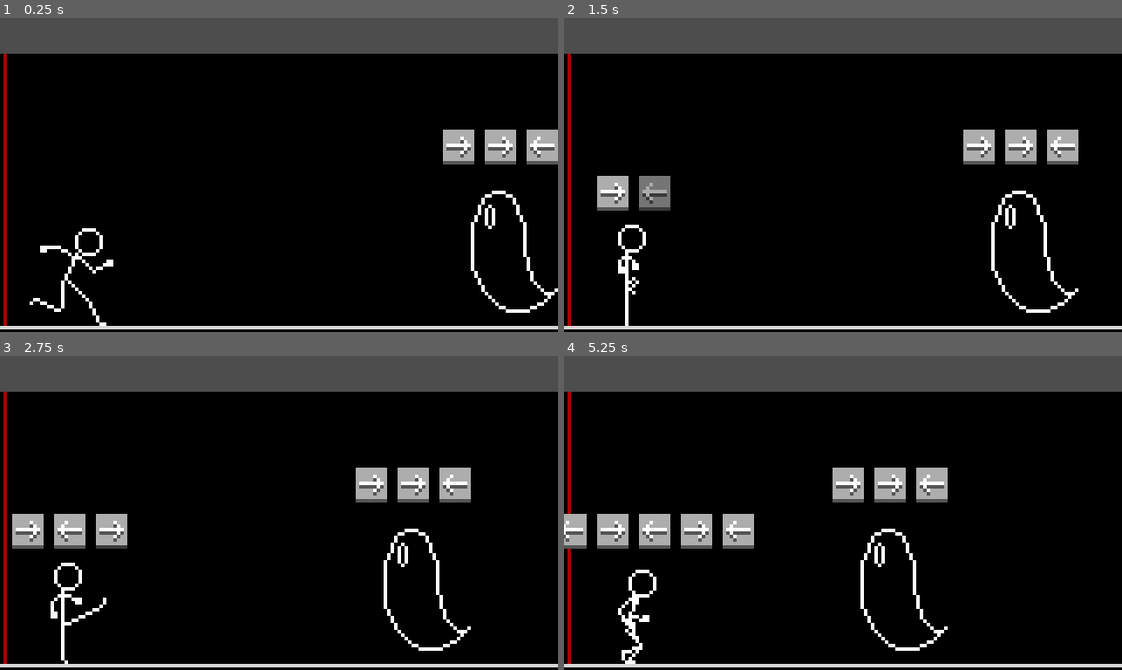
Above: before the commit, frames 1-4 (two rows, left to right).
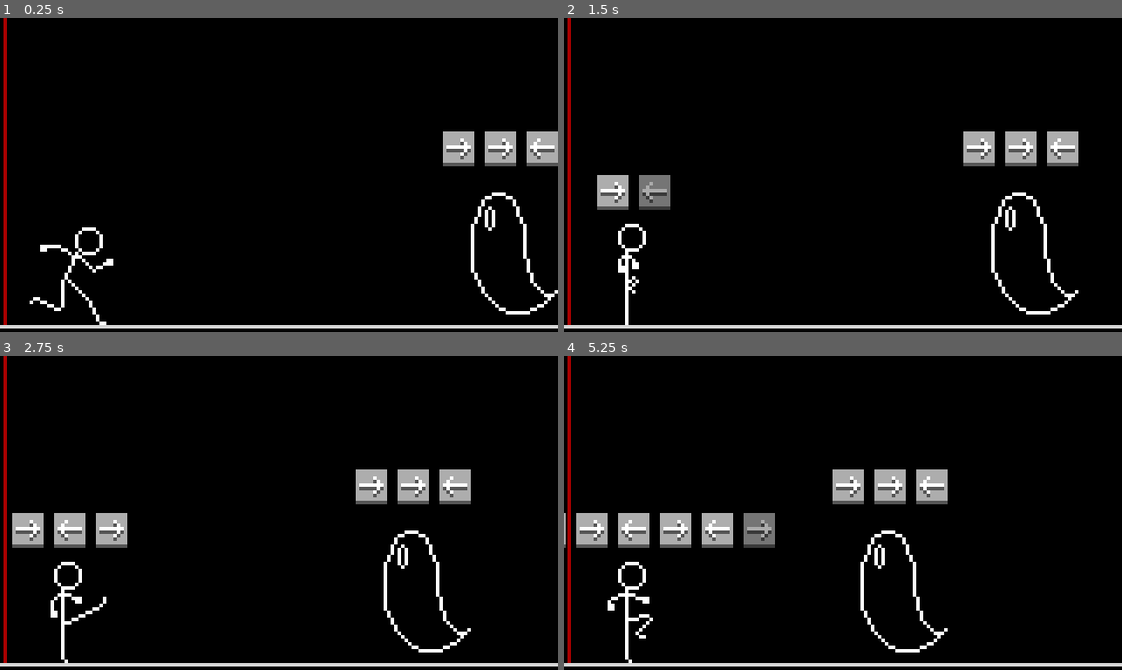
Above: after the commit, the same moments.

Repository: rocketCarlos/JumpingStickman
Game: Godot game, scene res://scenes/main.tscn
Two runs of this game, one before a commit and one after it. Both use one fixed random seed, a clock stepped at 60 frames per second and the inputs below.
Inputs:
- Up to frame 1 (0.25 s): no input
- Up to frame 2 (1.5 s): hold Up (uppercut) 0.53-1.28 s; tap Right (front_kick) at 0.6 s; tap Space (jump) at 0.77 s; hold Down (downwards_punch) from 1.28 s (still down); tap Left (spin_kick) at 1.35 s
- Up to frame 3 (2.75 s): tap Space (jump) at 1.52 s; release Down (downwards_punch) at 2.03 s; hold Up (uppercut) from 2.03 s (still down); tap Right (front_kick) at 2.1 s
- Up to frame 4 (5.25 s): tap Left (spin_kick) at 2.85, 4.35 s; tap Space (jump) at 3.02, 3.77, 4.52 s; release Up (uppercut) at 3.53 s; hold Down (downwards_punch) from 3.53 s (still down); tap Right (front_kick) at 3.6, 5.1 s

The runs differ from the first frame. In frame 1, 13% of the frame differs, in the area x 0-100%, y 0-100%; in frame 2, 13%; in frame 3, 13%; in frame 4, 17%.

Commit message:
sprite modification and spawn manager

Diff:
--- /dev/null
+++ b/scenes/enemy_spawner.tscn
@@ -0,0 +1,8 @@
+[gd_scene load_steps=3 format=3 uid="uid://cyqvllsr8bwn6"]
+
+[ext_resource type="Script" path="res://scripts/enemy_spawner.gd" id="1_2g3hp"]
+[ext_resource type="PackedScene" uid="uid://bkdfknudx2bqi" path="res://scenes/enemy.tscn" id="2_ptebs"]
+
+[node name="EnemySpawner" type="Node2D"]
+script = ExtResource("1_2g3hp")
+enemy_scene = ExtResource("2_ptebs")
--- a/scenes/main.tscn
+++ b/scenes/main.tscn
@@ -2,18 +2,17 @@
 
 [ext_resource type="Texture2D" uid="uid://dd7vwc2u2lgko" path="res://assets/sprites/background_sketch.png" id="1_vc7uq"]
 [ext_resource type="PackedScene" uid="uid://b6d8tuy0dsqdc" path="res://scenes/player.tscn" id="2_iante"]
-[ext_resource type="PackedScene" uid="uid://bkdfknudx2bqi" path="res://scenes/enemy.tscn" id="3_k23fw"]
+[ext_resource type="PackedScene" uid="uid://cyqvllsr8bwn6" path="res://scenes/enemy_spawner.tscn" id="3_ukwvw"]
 
 [node name="Main" type="Node2D"]
 texture_filter = 3
-position = Vector2(0, 10.34)
 
 [node name="Bakcground" type="Sprite2D" parent="."]
 texture = ExtResource("1_vc7uq")
 centered = false
 
 [node name="Player" parent="." instance=ExtResource("2_iante")]
-position = Vector2(20, 60.5)
+position = Vector2(20, 70.5)
 
-[node name="Enemy" parent="." instance=ExtResource("3_k23fw")]
-position = Vector2(146, 54.115)
+[node name="EnemySpawner" parent="." instance=ExtResource("3_ukwvw")]
+position = Vector2(146, 65)
--- /dev/null
+++ b/scripts/enemy_spawner.gd
@@ -0,0 +1,29 @@
+extends Node2D
+
+@export var enemy_scene: PackedScene
+
+'''
+spawn idea: mob has a function called "initialize" that takes one argument: the number of mobs
+already spawned. Depending on that number, the enemy will be different. For example:
+	first 20 enemies are normal
+	then some slendermans come
+	then some enemies have question mark combos
+	etc
+'''
+
+# Called when the node enters the scene tree for the first time.
+func _ready() -> void:
+	Globals.combo_succeeded.connect(_on_combo_succeeded)
+	var enemy = enemy_scene.instantiate()
+	add_child(enemy)
+
+
+# Called every frame. 'delta' is the elapsed time since the previous frame.
+func _process(delta: float) -> void:
+	pass
+
+
+func _on_combo_succeeded():
+	var enemy = enemy_scene.instantiate()
+	add_child(enemy)
+	Engine.time_scale = Engine.time_scale * 1.01
--- a/scripts/player.gd
+++ b/scripts/player.gd
@@ -51,14 +51,14 @@
 const ANIMATION_DURATION: float = 0.875
 # amount of time before the end of an action at which we start stacking actions to be executed at
 # the end of the current action (in seconds)
-const INPUT_THRESHOLD: float = 0.25
+const INPUT_THRESHOLD: float = 0.4
 
 @export var arrow_scene: PackedScene
 #endregion
 
 #region attributes
 var FLOOR_LEVEL = 0.0
-var JUMP_LEVEL = -45.0
+var JUMP_LEVEL = -37.0
 
 var gravity_tween: Tween
 var jump_tween: Tween
@@ -221,7 +221,7 @@
 		var arrow = arrow_scene.instantiate()
 		arrow.direction = get_arrow_string(current_state)
 		arrow.type = "dynamic"
-		arrow.fps = 17
+		arrow.fps = 19
 		arrow_holder.arrow_array.append(arrow)
 
 		arrow_holder.set_arrows()
@@ -229,11 +229,11 @@
 
 func check_combo() -> void:
 	# first, check if the combo matches the enemy's combo
-	# TODO: DO SOMETHING ABOUT THE ARROW HOLDER
 	if current_combo == Globals.enemy_combo:
 		# manage "combo accepted"
 		print("matching combo: ",current_combo)
 		current_combo = []
+		arrow_holder.clear()
 		combo_timer.stop()
 		Globals.combo_succeeded.emit()
 
Binary file changed: assets/aseprite_files/arrow.ase
Binary file changed: assets/aseprite_files/background_sketch.ase
Binary file added: assets/aseprite_files/longman.ase
Binary file added: assets/aseprite_files/sphere.ase
Binary file changed: assets/sprites/arrow.png
Binary file changed: assets/sprites/background_sketch.png
Binary file added: assets/sprites/longman.png
Not shown, added: assets/sprites/longman.png.import
Binary file added: assets/sprites/sphere.png
Not shown, added: assets/sprites/sphere.png.import
Not shown, changed: requirements.txt
